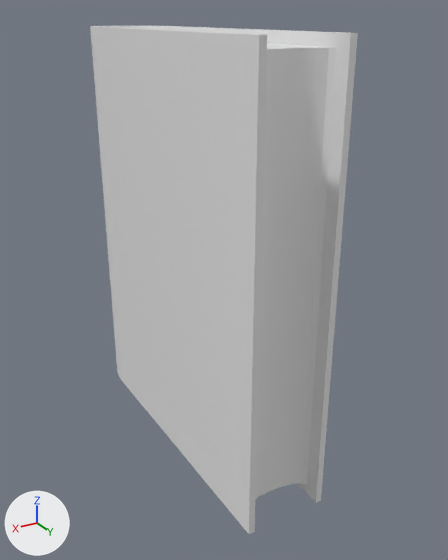
One commit to the FBX model Assets/Models/Environment/Book.fbx: the scene before it, then after it.
Before and after are seen from a 50 mm lens placed at (0.202, 0.505, 0.312), pointed at (-0.015, 0.144, 0.131). Every picture has the same lights, and +X, +Y and +Z are marked at lower left. Where no turn or scale is listed for an object, it has been applied to the vertices.

The older version as bpy lines, for what is in view:
```python
mat_book = principled_material('Book')
mat_book.base_color = (0.8, 0.8, 0.8)  # white #e7e7e7
me_cube_020 = bpy.data.meshes.new('Cube.020')
me_cube_020.from_pydata(...)  # 82 vertices, 68 faces; spans x -0.03..0.03, y 0.0..0.25, z 0.0..0.303
me_cube_020.materials.append(mat_book)  # white #e7e7e7
ob_book = bpy.data.objects.new('Book', me_cube_020)
ob_book.location = (0.0, 0.0, 0.0)
```
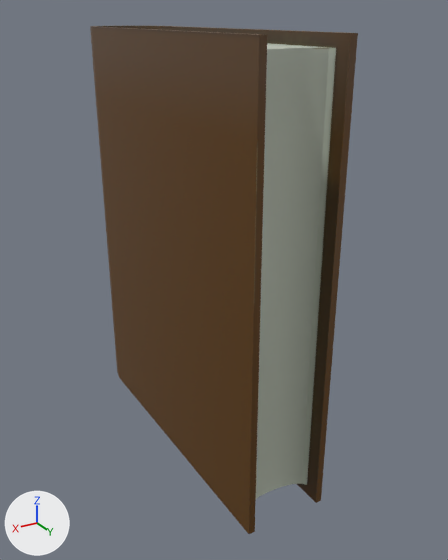
Pixel boxes (x1, y1, x2, y2) of what changed, in the pictures (448 x 560 px):
'Book', surface changed: (90, 26, 358, 534) in both

What changed in the scene script:
```text
Add img_book_book_normal_png:
    img_book_book_normal_png = load_image('Book_Book_Normal.png', 'Materials/Book_Book_Normal.png', 512, 512, 'Non-Color')
Add img_book_book_diffuse_png:
    img_book_book_diffuse_png = load_image('Book_Book_Diffuse.png', 'Materials/Book_Book_Diffuse.png', 512, 512, 'sRGB')
Change mat_book:
    add n2 = _N.new('ShaderNodeTexImage'); n2.name = 'Image Texture'
    add n2.image = img_book_book_diffuse_png
    add n3 = _N.new('ShaderNodeTexImage'); n3.name = 'Image Texture.001'
    add n3.image = img_book_book_normal_png
    add n4 = _N.new('ShaderNodeNormalMap'); n4.name = 'Normal Map'
    where n0 = _N.new('ShaderNodeBsdfPrincipled'); n0.name = 'Principled BSDF'
    add _L.new(n2.outputs[0], n0.inputs[0])  # 'Color' to 'Base Color'
    add _L.new(n3.outputs[0], n4.inputs[1])  # 'Color' to 'Color'
    add _L.new(n4.outputs[0], n0.inputs[5])  # 'Normal' to 'Normal'
```
